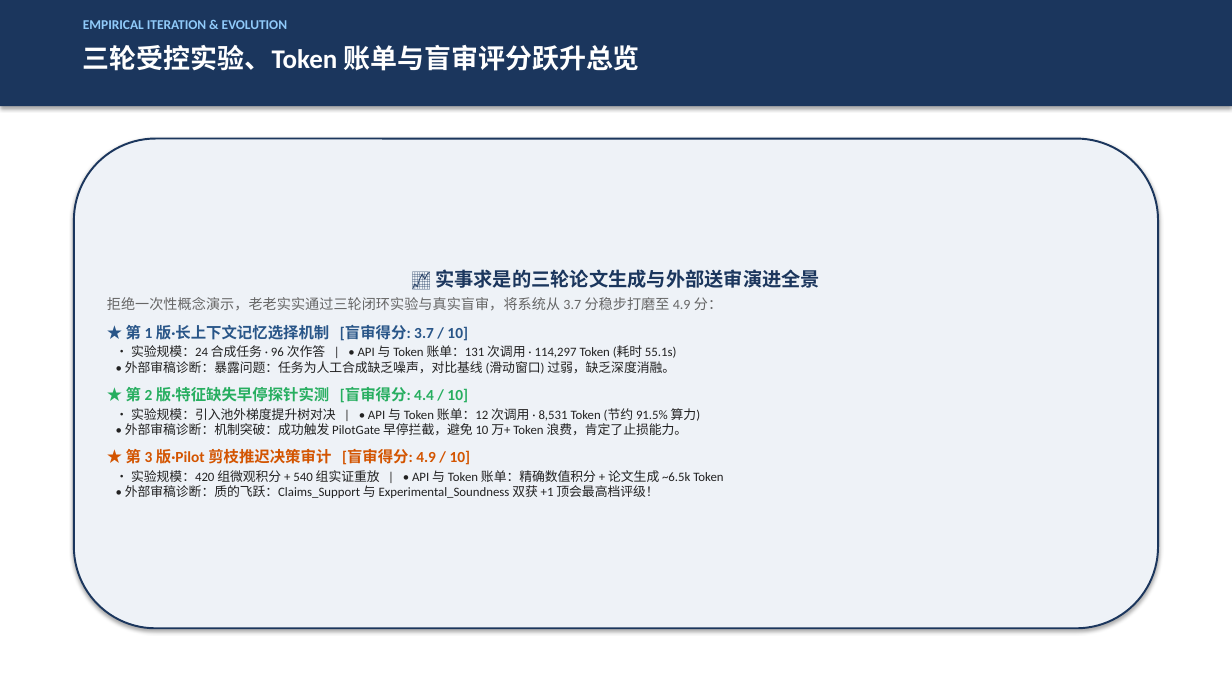
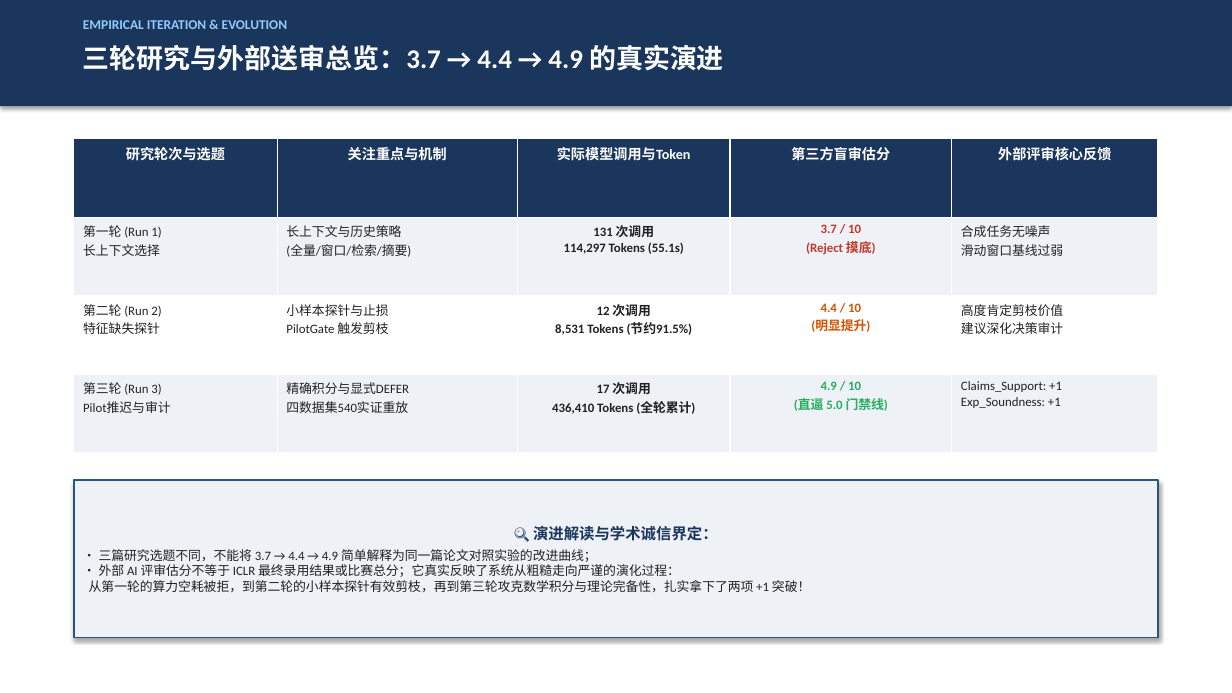
Before and after one commit to MieSheeeep/JiuwenSwarmPaperAgent, a slide deck: slide 6 of docs/第6组项目汇报PPT_终版.pptx. Drawn at 1232x693 pixels with LibreOffice and Linux fonts; fonts in the diff are those of the drawing. Boxes give left, top, right and bottom in pixels: in the first picture for what was removed or moved away, otherwise in the second. Text is boxed around its words. In the diff, an @@ line names an element or a change of style, - is before the commit and + after.

Commit message:
feat: unify framework adaptation and testing claims across PPT, manuscripts, and submission materials

```diff
--- a/docs/第6组项目汇报PPT_终版.pptx
+++ b/docs/第6组项目汇报PPT_终版.pptx
@@ text at [83, 45, 724, 71]: text changed @@
-三轮受控实验、Token 账单与盲审评分跃升总览
+三轮研究与外部送审总览：3.7 → 4.4 → 4.9 的真实演进
@@ rounded rectangle removed at [74, 139, 1158, 628] @@
-📈 实事求是的三轮论文生成与外部送审演进全景
-拒绝一次性概念演示，老老实实通过三轮闭环实验与真实盲审，将系统从 3.7 分稳步打磨至 4.9 分：
-★ 第 1 版·长上下文记忆选择机制 [盲审得分: 3.7 / 10]
-• 实验规模：24 合成任务 · 96 次作答 | • API 与 Token 账单：131 次调用 · 114,297 Token (耗时 55.1s)
-• 外部审稿诊断：暴露问题：任务为人工合成缺乏噪声，对比基线 (滑动窗口) 过弱，缺乏深度消融。
-★ 第 2 版·特征缺失早停探针实测 [盲审得分: 4.4 / 10]
-• 实验规模：引入池外梯度提升树对决 | • API 与 Token 账单：12 次调用 · 8,531 Token (节约 91.5% 算力)
-• 外部审稿诊断：机制突破：成功触发 PilotGate 早停拦截，避免 10 万+ Token 浪费，肯定了止损能力。
-★ 第 3 版·Pilot 剪枝推迟决策审计 [盲审得分: 4.9 / 10]
-• 实验规模：420 组微观积分 + 540 组实证重放 | • API 与 Token 账单：精确数值积分 + 论文生成 ~6.5k Token
-• 外部审稿诊断：质的飞跃：Claims_Support 与 Experimental_Soundness 双获 +1 顶会最高档评级！
@@ table added at [74, 139, 1158, 453], 4 rows, 5 columns @@
+研究轮次与选题 | 关注重点与机制 | 实际模型调用与Token | 第三方盲审估分 | 外部评审核心反馈
+第一轮 (Run 1) / 长上下文选择 | 长上下文与历史策略 / (全量/窗口/检索/摘要) | 131 次调用 / 114,297 Tokens (55.1s) | 3.7 / 10 / (Reject 摸底) | 合成任务无噪声 / 滑动窗口基线过弱
+第二轮 (Run 2) / 特征缺失探针 | 小样本探针与止损 / PilotGate 触发剪枝 | 12 次调用 / 8,531 Tokens (节约91.5%) | 4.4 / 10 / (明显提升) | 高度肯定剪枝价值 / 建议深化决策审计
+第三轮 (Run 3) / Pilot推迟与审计 | 精确积分与显式DEFER / 四数据集540实证重放 | 17 次调用 / 436,410 Tokens (全轮累计) | 4.9 / 10 / (直逼 5.0 门禁线) | Claims_Support: +1 / Exp_Soundness: +1
@@ rectangle added at [74, 481, 1158, 638], fill #EEF2F7, outline #285588 1.5 pt, 10 pt, text #222222 @@
+🔍 演进解读与学术诚信界定：
+• 三篇研究选题不同，不能将 3.7 → 4.4 → 4.9 简单解释为同一篇论文对照实验的改进曲线；
+• 外部 AI 评审估分不等于 ICLR 最终录用结果或比赛总分；它真实反映了系统从粗糙走向严谨的演化过程：
+从第一轮的算力空耗被拒，到第二轮的小样本探针有效剪枝，再到第三轮攻克数学积分与理论完备性，扎实拿下了两项 +1 突破！
```
Also in this commit, not shown: 13 other slides changed, 2 slides added, 2 slides removed, 13 other files.
